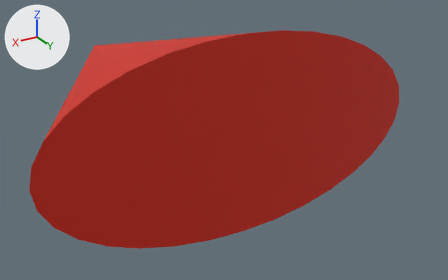
What one commit did to the OBJ model app/src/main/assets/ship.obj.
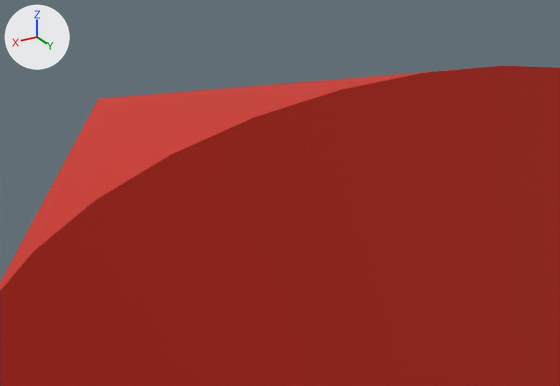
Old and new are each drawn whole from a 50 mm camera at (1.46, 3.24, 1.14) aimed at (-0.29, 0.33, -0.31) and again close up on the part from 11% to 69% of the width and 0% to 64% of the height. The axes (+X, +Y, +Z) are drawn at upper left. The lights are the same throughout. Where no turn or scale is listed for an object, it has been applied to the vertices.
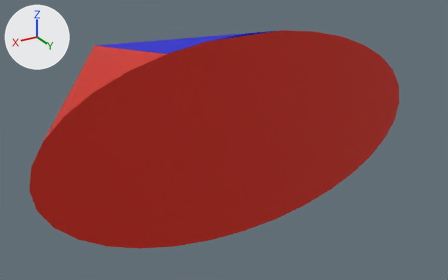
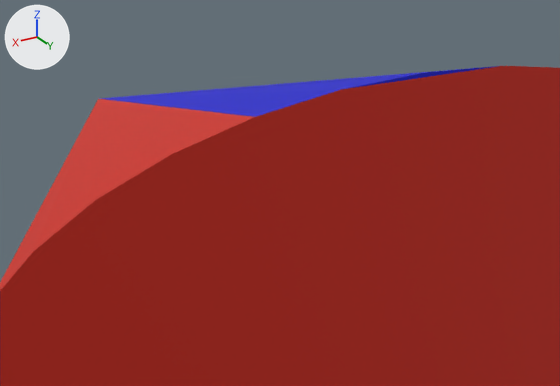
What changed in the scene script:
```text
Add mat_material_002:
    mat_material_002 = principled_material('Material.002')
    mat_material_002.base_color = (0.0, 0.000792, 0.64)  # blue #0003d1
    mat_material_002.roughness = 0.69
Change me_cone:
    where me_cone.from_pydata(...)  # 33 vertices, 62 faces; spans x -1.0..1.0, y -1.0..1.0, z -0.5..0.5
    used by ob_cone; location = (0.0, 0.0, 0.0)
    me_cone part 1: 5 faces spanning x -0.38..0.38, y -1.0..1.0, z 0.0..0.5 switch from mat_material_001 (red #d1230b) to mat_material_002 (blue #0003d1)
```

Location of each change, (x1, y1, x2, y2) in pixels of the close-ups (560 x 386 px):
part 1 of me_cone, recoloured (red to blue)
    both: (100, 66, 498, 117)
